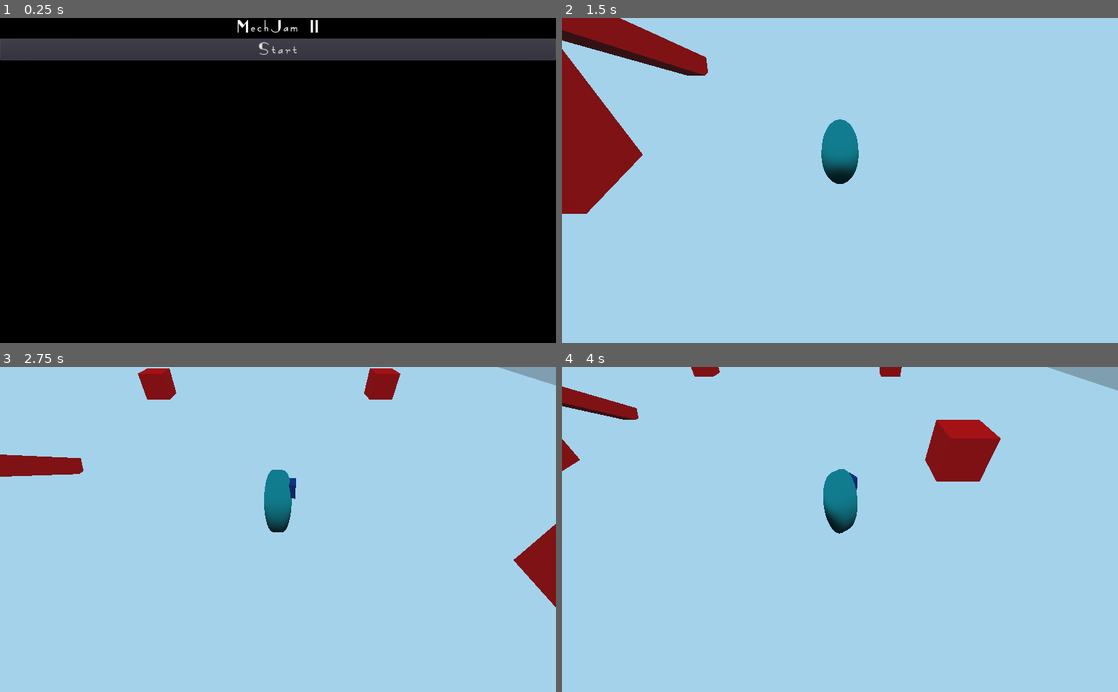
Above: before the commit, frames 1-4 (two rows, left to right).
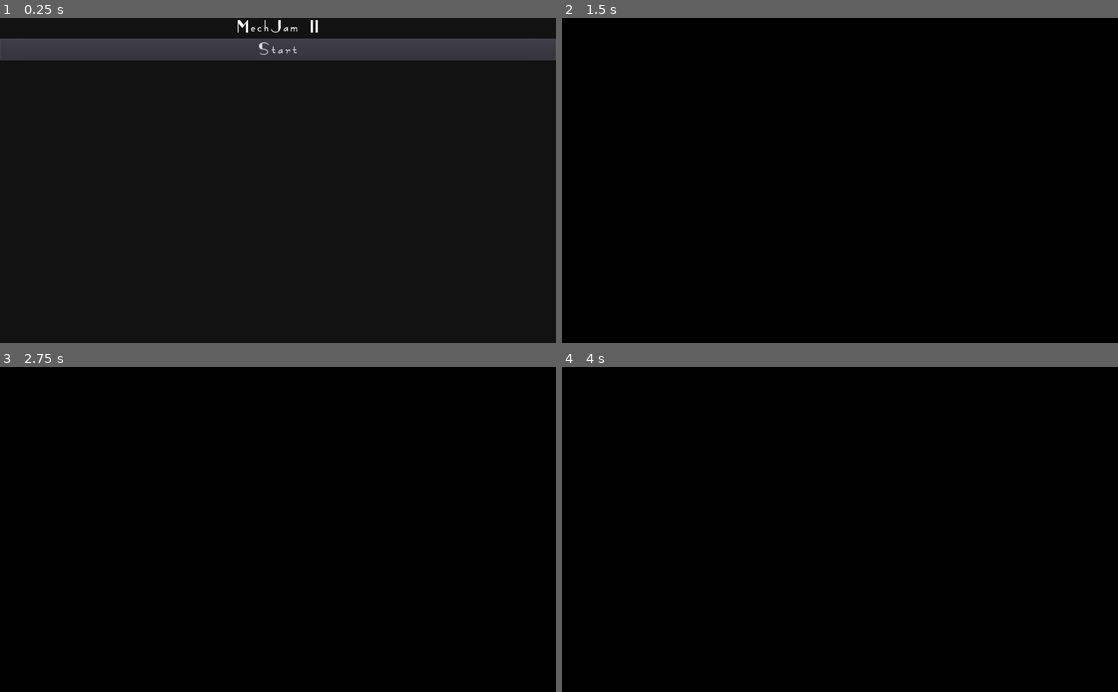
Above: after the commit, the same moments.

Repository: tobynboudreaux/MechJamII
Game: Godot game, scene res://Util/SceneSwitcher.tscn
Same seed, same stepped clock (60 frames per second), same inputs: the game is played once before the commit and once after it. Before the commit the project starts from res://StartScreen/StartScreen.tscn.
Inputs (mouse positions are in pixels of both pictures, inside the frame that each line leads up to):
- Up to frame 1 (0.25 s): no input
- Up to frame 2 (1.5 s): click "Start" at 0.5 s; click (840, 50) at 1.25 s, where only the run after the commit has a clickable "Start"
- Up to frame 3 (2.75 s): move the mouse to (400, 513) at 2.02 s; hold D (right) from 2.03 s (still down); tap Space (jump) at 2.1, 2.27, 2.57 s
- Up to frame 4 (4 s): move the mouse to (728, 545) at 2.77 s; release D (right) at 2.78 s; hold S (back) 2.78-3.53 s; tap Space (jump) at 2.85, 3.02, 3.32, 3.6 s; move the mouse to (895, 458) at 3.52 s; hold D (right) from 3.53 s (still down)

The runs differ from the first frame. In frame 2, 100% of the frame differs, in the area x 0-100%, y 0-100%; in frame 3, 100%; in frame 4, 100%.

Commit message:
initial scene transition code

Diff:
--- /dev/null
+++ b/Enemies/Enemy.gd
@@ -0,0 +1,88 @@
+extends KinematicBody
+
+const GRAVITY = -24.8
+var vel = Vector3()
+const MAX_SPEED = 20
+const JUMP_SPEED = 18
+const ACCEL = 4.5
+
+var dir = Vector3()
+
+const DEACCEL = 16
+const MAX_SLOPE_ANGLE = 40
+
+var camera
+var rotation_helper
+
+var MOUSE_SENS = 0.05
+
+func _ready():
+	camera = $Camera
+	rotation_helper = $Rotation_Helper
+
+func _physics_process(delta):
+	process_input(delta)
+	process_movement(delta)
+	process_camera_rotation(delta)
+
+func process_input(delta):
+
+	# ----------------------------------
+	# Walking
+	dir = Vector3()
+	var cam_xform = camera.get_global_transform()
+
+	var input_movement_vector = Vector2()
+
+	if Input.is_action_pressed("forward"):
+		input_movement_vector.y += 1
+	if Input.is_action_pressed("back"):
+		input_movement_vector.y -= 1
+	if Input.is_action_pressed("left"):
+		input_movement_vector.x -= 1
+	if Input.is_action_pressed("right"):
+		input_movement_vector.x += 1
+
+	input_movement_vector = input_movement_vector.normalized()
+
+	# Basic vectors are already normalized
+	dir += -cam_xform.basis.z * input_movement_vector.y
+	dir += cam_xform.basis.x * input_movement_vector.x
+	# ----------------------------------
+
+	# ----------------------------------
+	# Jumping
+	if is_on_floor():
+		if Input.is_action_just_pressed("jump"):
+			vel.y = JUMP_SPEED
+	# ----------------------------------
+
+func process_movement(delta):
+	dir.y = 0
+	dir = dir.normalized()
+
+	vel.y += delta * GRAVITY
+
+	var hvel = vel
+	hvel.y = 0
+
+	var target = dir
+	target *= MAX_SPEED
+
+	var accel
+	if dir.dot(hvel) > 0:
+		accel = ACCEL
+	else:
+		accel = DEACCEL
+
+	hvel = hvel.linear_interpolate(target, accel * delta)
+	vel.x = hvel.x
+	vel.z = hvel.z
+	vel = move_and_slide(vel, Vector3(0, 1, 0), 0.05, 4, deg2rad(MAX_SLOPE_ANGLE))
+
+func process_camera_rotation(delta):
+	var offset = -PI * 0.5
+	var screen_pos = camera.unproject_position(rotation_helper.global_transform.origin)
+	var mouse_pos = get_viewport().get_mouse_position()
+	var angle = screen_pos.angle_to_point(mouse_pos)
+	rotation_helper.rotation.y = -angle + offset
--- /dev/null
+++ b/Enemies/Enemy.tscn
@@ -0,0 +1,42 @@
+[gd_scene load_steps=7 format=2]
+
+[ext_resource path="res://Player/Player.gd" type="Script" id=1]
+
+[sub_resource type="CapsuleShape" id=1]
+
+[sub_resource type="SpatialMaterial" id=4]
+albedo_color = Color( 0.0705882, 0.592157, 0.603922, 1 )
+
+[sub_resource type="CapsuleMesh" id=2]
+
+[sub_resource type="SpatialMaterial" id=5]
+albedo_color = Color( 0.0509804, 0.223529, 0.54902, 1 )
+
+[sub_resource type="CubeMesh" id=3]
+
+[node name="Player" type="KinematicBody"]
+script = ExtResource( 1 )
+
+[node name="CollisionShape" type="CollisionShape" parent="."]
+transform = Transform( 1, 0, 0, 0, 2, 8.49932e-15, 0, -3.39973e-14, 0.5, 0, 1, 0 )
+shape = SubResource( 1 )
+
+[node name="Camera" type="Camera" parent="."]
+transform = Transform( 1, 0, 0, 0, 0.707107, 0.707107, 0, -0.707107, 0.707107, 0, 10, 10 )
+
+[node name="Rotation_Helper" type="Spatial" parent="."]
+transform = Transform( 1, 0, 0, 0, 1, 0, 0, 0, 1, 0, 2, 0 )
+
+[node name="Model" type="Spatial" parent="Rotation_Helper"]
+
+[node name="Body" type="MeshInstance" parent="Rotation_Helper/Model"]
+transform = Transform( 1, 0, 0, 0, 2, 9.34925e-15, 0, -3.7397e-14, 0.5, 0, 0, 0 )
+material_override = SubResource( 4 )
+mesh = SubResource( 2 )
+material/0 = null
+
+[node name="Face" type="MeshInstance" parent="Rotation_Helper/Model/Body"]
+transform = Transform( 0.33, 0, 0, 0, -0.2, 2.99176e-15, 0, -4.06024e-14, 0.6, 0, 0.526316, 1.21399 )
+material_override = SubResource( 5 )
+mesh = SubResource( 3 )
+material/0 = null
--- a/Player/Player.gd
+++ b/Player/Player.gd
@@ -3,7 +3,6 @@
 const GRAVITY = -24.8
 var vel = Vector3()
 const MAX_SPEED = 20
-const JUMP_SPEED = 18
 const ACCEL = 4.5
 
 var dir = Vector3()
@@ -16,46 +15,8 @@
 
 var MOUSE_SENS = 0.05
 
-func _ready():
-	camera = $Camera
-	rotation_helper = $Rotation_Helper
-
 func _physics_process(delta):
-	process_input(delta)
 	process_movement(delta)
-	process_camera_rotation(delta)
-
-func process_input(delta):
-
-	# ----------------------------------
-	# Walking
-	dir = Vector3()
-	var cam_xform = camera.get_global_transform()
-
-	var input_movement_vector = Vector2()
-
-	if Input.is_action_pressed("forward"):
-		input_movement_vector.y += 1
-	if Input.is_action_pressed("back"):
-		input_movement_vector.y -= 1
-	if Input.is_action_pressed("left"):
-		input_movement_vector.x -= 1
-	if Input.is_action_pressed("right"):
-		input_movement_vector.x += 1
-
-	input_movement_vector = input_movement_vector.normalized()
-
-	# Basic vectors are already normalized
-	dir += -cam_xform.basis.z * input_movement_vector.y
-	dir += cam_xform.basis.x * input_movement_vector.x
-	# ----------------------------------
-
-	# ----------------------------------
-	# Jumping
-	if is_on_floor():
-		if Input.is_action_just_pressed("jump"):
-			vel.y = JUMP_SPEED
-	# ----------------------------------
 
 func process_movement(delta):
 	dir.y = 0
@@ -79,10 +40,3 @@
 	vel.x = hvel.x
 	vel.z = hvel.z
 	vel = move_and_slide(vel, Vector3(0, 1, 0), 0.05, 4, deg2rad(MAX_SLOPE_ANGLE))
-
-func process_camera_rotation(delta):
-	var offset = -PI * 0.5
-	var screen_pos = camera.unproject_position(rotation_helper.global_transform.origin)
-	var mouse_pos = get_viewport().get_mouse_position()
-	var angle = screen_pos.angle_to_point(mouse_pos)
-	rotation_helper.rotation.y = -angle + offset
--- a/StartScreen/StartScreen.gd
+++ b/StartScreen/StartScreen.gd
@@ -1,20 +1,8 @@
 extends Control
 
+signal level_changed(level_name)
 
-# Declare member variables here. Examples:
-# var a = 2
-# var b = "text"
-
-
-# Called when the node enters the scene tree for the first time.
-func _ready():
-	pass # Replace with function body.
-
-
-# Called every frame. 'delta' is the elapsed time since the previous frame.
-#func _process(delta):
-#	pass
-
+export (String) var level_name = "menu"
 
 func _on_StartButton_pressed():
-	get_tree().change_scene("res://Levels/Level1.tscn")
+	emit_signal("level_changed", level_name)
--- a/StartScreen/StartScreen.tscn
+++ b/StartScreen/StartScreen.tscn
@@ -51,7 +51,7 @@
 [node name="ColorRect" type="ColorRect" parent="."]
 anchor_right = 1.0
 anchor_bottom = 1.0
-color = Color( 0, 0, 0, 1 )
+color = Color( 0.0745098, 0.0745098, 0.0745098, 1 )
 __meta__ = {
 "_edit_use_anchors_": false
 }
--- /dev/null
+++ b/Util/SceneSwitcher.gd
@@ -0,0 +1,42 @@
+extends Node
+
+# Global variables
+var next_level
+
+# Ready variables
+onready var current_level = $StartScreen
+onready var anim_player = $AnimationPlayer
+
+
+# Called when the node enters the scene tree for the first time.
+func _ready():
+	current_level.connect("level_changed", self, "handle_level_changed")
+
+func handle_level_changed(current_level_name: String):
+	var next_level_path: String
+
+	match current_level_name:
+		"menu":
+			# Load main game level
+			next_level_path = "res://Levels/Level1.tscn"
+		"level1":
+			# Load menu level
+			next_level_path = "res://StartScreen/StartScreen.tscn"
+		_:
+			return
+
+
+	next_level = load(next_level_path).instance();
+	add_child(next_level)
+	anim_player.play("Transition_In")
+
+	next_level.connect("level_changed", self, "handle_level_changed")
+	current_level = next_level
+
+func _on_AnimationPlayer_animation_finished(anim_name):
+	match anim_name:
+		"Transition_In":
+			current_level.queue_free()
+			current_level = next_level
+			next_level = null
+			anim_player.play("Transition_Out")
--- /dev/null
+++ b/Util/SceneSwitcher.tscn
@@ -0,0 +1,63 @@
+[gd_scene load_steps=5 format=2]
+
+[ext_resource path="res://StartScreen/StartScreen.tscn" type="PackedScene" id=1]
+[ext_resource path="res://Util/SceneSwitcher.gd" type="Script" id=2]
+
+[sub_resource type="Animation" id=1]
+resource_name = "Transition_In"
+tracks/0/type = "value"
+tracks/0/path = NodePath("OverlayLayer/Overlay:rect_position")
+tracks/0/interp = 1
+tracks/0/loop_wrap = true
+tracks/0/imported = false
+tracks/0/enabled = true
+tracks/0/keys = {
+"times": PoolRealArray( 0, 0.5 ),
+"transitions": PoolRealArray( 0.176777, 1 ),
+"update": 0,
+"values": [ Vector2( 0, 675.5 ), Vector2( 0, 0 ) ]
+}
+
+[sub_resource type="Animation" id=2]
+resource_name = "Transition_Out"
+tracks/0/type = "value"
+tracks/0/path = NodePath("OverlayLayer/Overlay:rect_position")
+tracks/0/interp = 1
+tracks/0/loop_wrap = true
+tracks/0/imported = false
+tracks/0/enabled = true
+tracks/0/keys = {
+"times": PoolRealArray( 0, 0.5 ),
+"transitions": PoolRealArray( 3.24901, 1 ),
+"update": 0,
+"values": [ Vector2( 0, 0 ), Vector2( 0, -675.5 ) ]
+}
+
+[node name="SceneSwitcher" type="Node"]
+script = ExtResource( 2 )
+
+[node name="OverlayLayer" type="CanvasLayer" parent="."]
+layer = 10
+
+[node name="Overlay" type="ColorRect" parent="OverlayLayer"]
+anchor_right = 1.0
+anchor_bottom = 1.0
+margin_top = 675.5
+margin_bottom = 675.502
+mouse_filter = 2
+color = Color( 0, 0, 0, 1 )
+__meta__ = {
+"_edit_use_anchors_": false
+}
+
+[node name="StartScreen" parent="." instance=ExtResource( 1 )]
+anchor_left = 0.0
+anchor_top = 0.0
+margin_left = 0.0
+margin_top = 0.0
+
+[node name="AnimationPlayer" type="AnimationPlayer" parent="."]
+anims/Transition_In = SubResource( 1 )
+anims/Transition_Out = SubResource( 2 )
+
+[connection signal="animation_finished" from="AnimationPlayer" to="." method="_on_AnimationPlayer_animation_finished"]
--- a/project.godot
+++ b/project.godot
@@ -11,7 +11,7 @@
 [application]
 
 config/name="MechJam II"
-run/main_scene="res://StartScreen/StartScreen.tscn"
+run/main_scene="res://Util/SceneSwitcher.tscn"
 config/icon="res://icon.png"
 
 [input]
